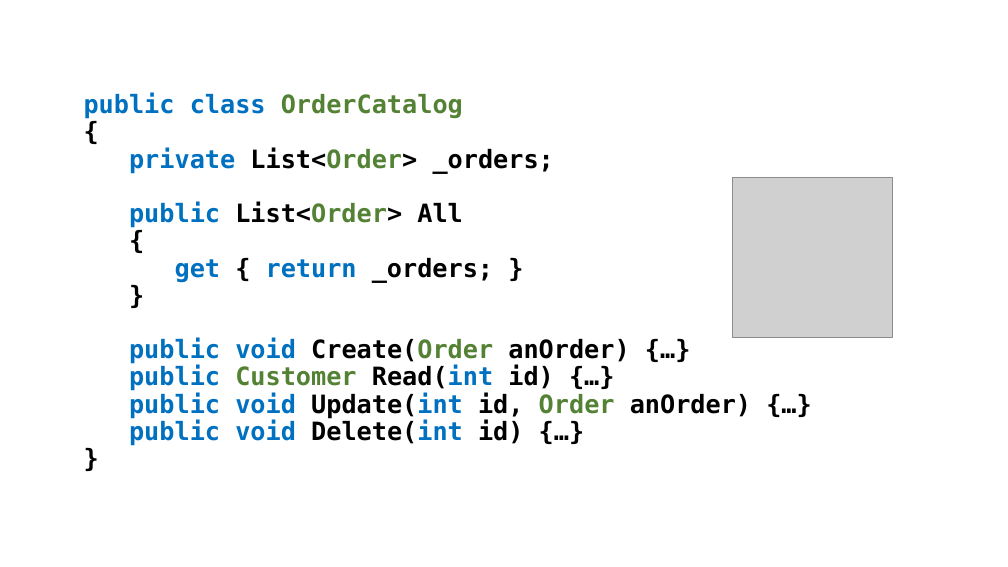
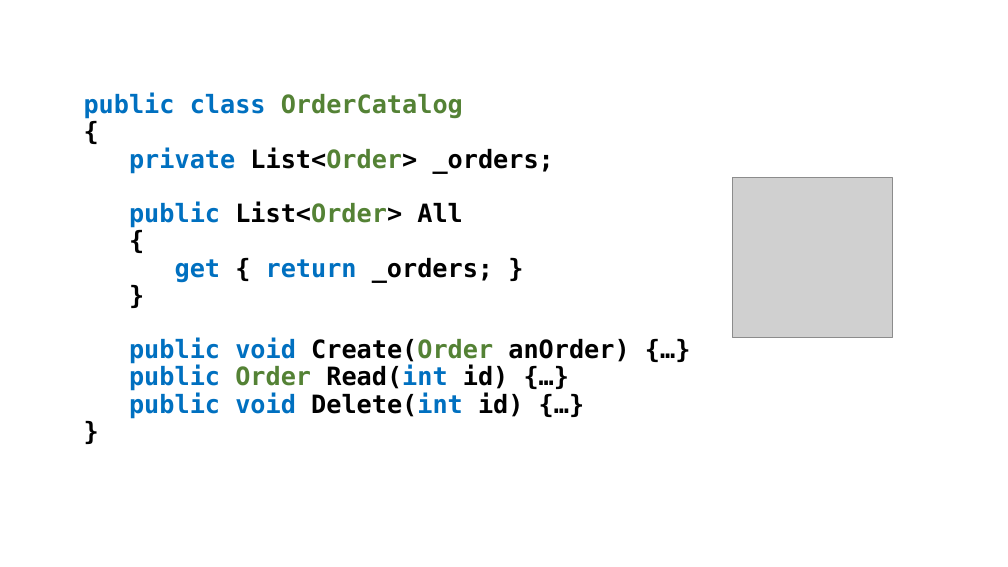
Before and after one commit to perl-easj/OOProg, a slide deck: slide 55 of ASWC/Presentations/ASWC_Day0_OOBrushUp.pptx. Drawn at 1008x567 pixels with LibreOffice and Linux fonts; fonts in the diff are those of the drawing; grey boxes stand for pictures. Boxes give left, top, right and bottom in pixels: in the first picture for what was removed or moved away, otherwise in the second. Text is boxed around its words. In the diff, an @@ line names an element or a change of style, - is before the commit and + after.

```diff
--- a/ASWC/Presentations/ASWC_Day0_OOBrushUp.pptx
+++ b/ASWC/Presentations/ASWC_Day0_OOBrushUp.pptx
@@ text at (129,364,509,391): text changed @@
-public Customer Read(int id) {…}
-public void Update(int id, Order anOrder) {…}
+public Order Read(int id) {…}
```
Also in this commit, not shown: 8 other slides changed, 2 slides added, 25 other files.
